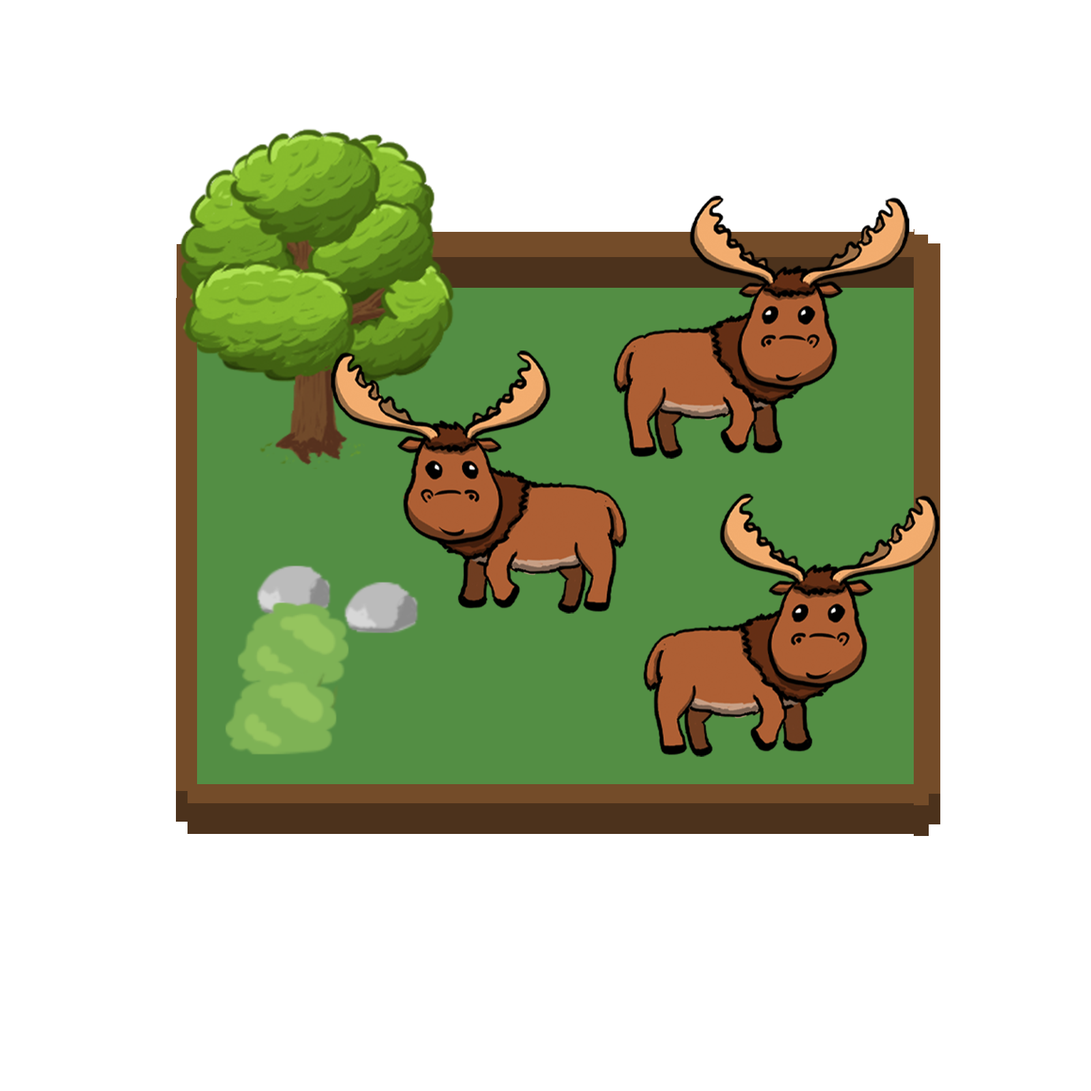
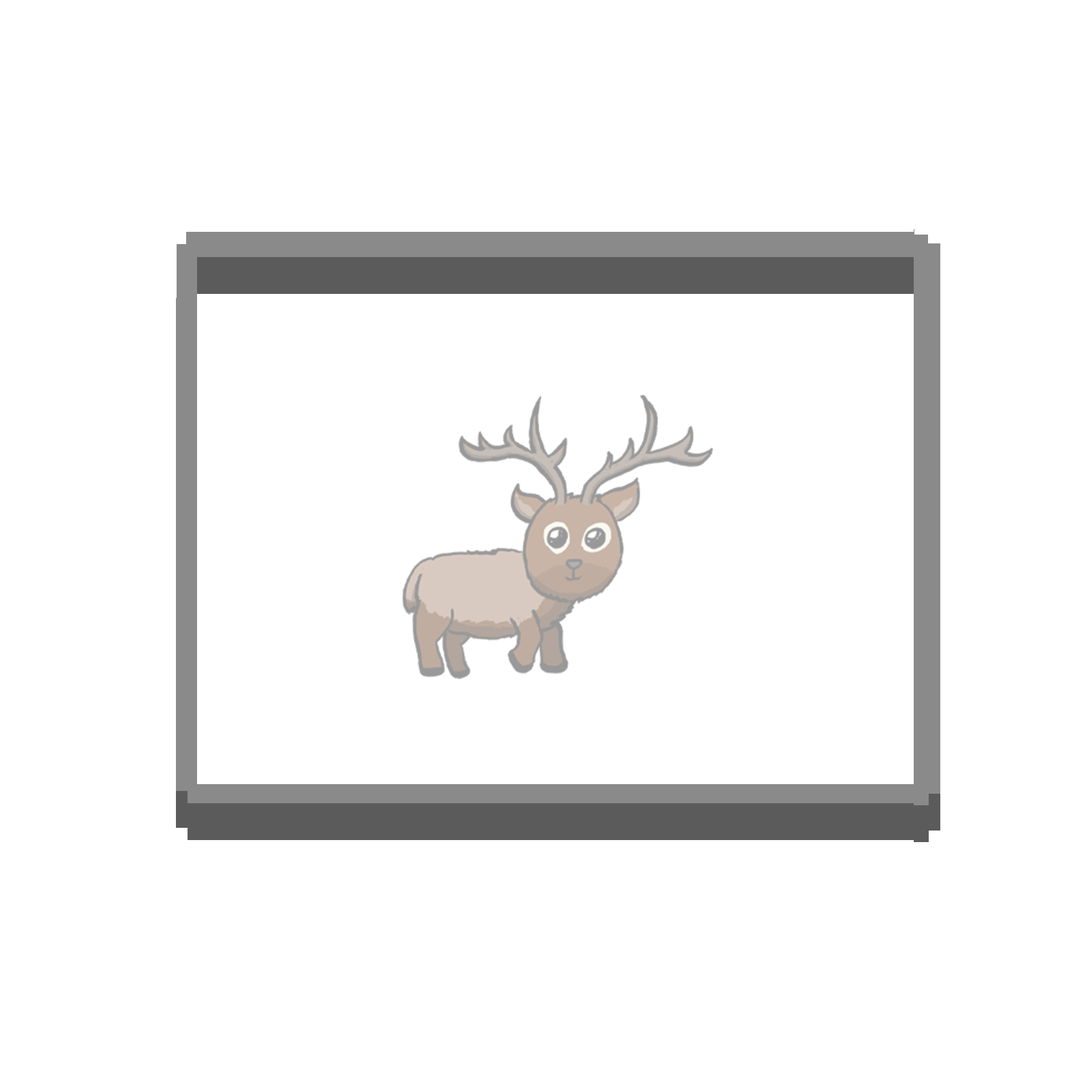
The second (1091, 1091) image is a revision of the first. Changes to its layers:
removed layer "moose" (1st of 4) over [330, 350, 628, 614]
renamed "moose" to "elk", hid it, moved it above "elk", painted on it over [607, 195, 919, 473]
renamed "moose" to "elk", hid it, painted on it over [643, 478, 941, 763]
hid "tree_v4_2" over [179, 128, 456, 470]
hid "Layer 7" over [176, 229, 941, 837]
hid "Layer 6" over [215, 528, 447, 761]
hid "Layer 5" over [189, 248, 932, 801]
added layer "elk" (4th of 4) (40%) above "Layer 8" over [402, 394, 714, 680]
showed "Layer 8" over [176, 229, 941, 843]
showed "Layer 1" over [184, 256, 939, 812]
